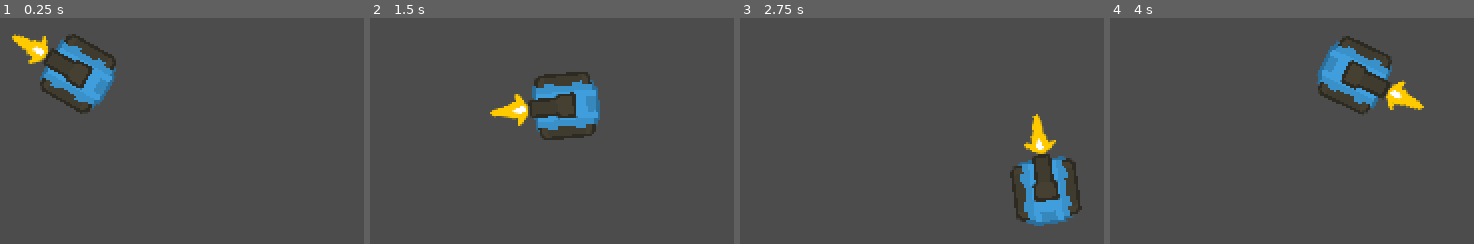
Above: before the commit, frames 1-4 (left to right).
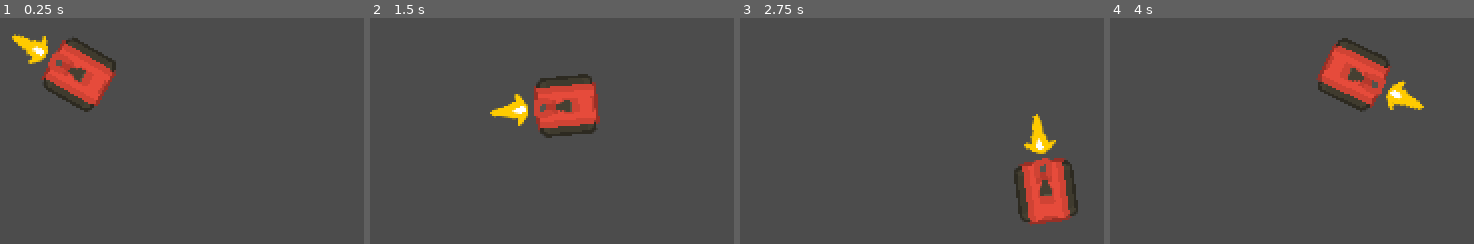
Above: after the commit, the same moments.

Repository: RuanSR/rogue-tank-game
Game: Godot game, scene res://src/Levels/TestLevel/View/TestArea.tscn
Same seed, same stepped clock (60 frames per second), same inputs: the game is played once before the commit and once after it.
Inputs (mouse positions are in pixels of both pictures, inside the frame that each line leads up to):
- Up to frame 1 (0.25 s): no input
- Up to frame 2 (1.5 s): tap Enter at 0.5 s; move the mouse to (outside the picture) at 0.52 s; hold Right (ui_right) 0.53-1.28 s; move the mouse to (outside the picture) at 1.27 s; hold Down (ui_down) from 1.28 s (still down)
- Up to frame 3 (2.75 s): move the mouse to (outside the picture) at 2.02 s; release Down (ui_down) at 2.03 s; hold Right (ui_right) from 2.03 s (still down)
- Up to frame 4 (4 s): move the mouse to (outside the picture) at 2.77 s; release Right (ui_right) at 2.78 s; hold Up (ui_up) 2.78-3.53 s; move the mouse to (outside the picture) at 3.52 s; hold Left (ui_left) from 3.53 s (still down)

The runs differ from the first frame. In frame 1, 3.8% of the frame differs, in the area x 10-32%, y 7-43%; in frame 2, 3.7%; in frame 3, 3.8%, in the area x 74-94%, y 60-93%; in frame 4, 3.8%.

Commit message:
Ajustes na chamada do SkinManager

Diff:
--- a/src/Modules/PlayerTank/Model/player_tank_model.gd
+++ b/src/Modules/PlayerTank/Model/player_tank_model.gd
@@ -13,7 +13,7 @@
 var tank_body_skin_manager: Node2D
 var tank_barrel_skin_manager: Node2D
 
-func _init(tank_body_collision_poly: CollisionPolygon2D, tan …(146 unchanged characters)… t_shot_animation_player: AnimationPlayer, tank_body_skin_manager: Node2D, tank_barrel_skin_manager: Node2D):
+func _init(tank_body_collision_poly: CollisionPolygon2D, tan …(146 unchanged characters)… t_shot_animation_player: AnimationPlayer):
 	self.tank_body_collision_poly = tank_body_collision_poly
 	self.tank_body_sprite = tank_body_sprite
 	self.tank_barrel_node = tank_barrel_node
@@ -21,5 +21,3 @@
 	self.tank_barrel_sprite = tank_barrel_sprite
 	self.bullet_shot_sprite = bullet_shot_sprite
 	self.bullet_shot_animation_player = bullet_shot_animation_player
-	self.tank_body_skin_manager = tank_body_skin_manager
-	self.tank_barrel_skin_manager = tank_barrel_skin_manager
--- a/src/Modules/PlayerTank/Presenter/player_tank_presenter.gd
+++ b/src/Modules/PlayerTank/Presenter/player_tank_presenter.gd
@@ -15,10 +15,8 @@
 	var tank_barrel_sprite: Sprite = tank_view.TankBarrelSprite
 	var bullet_shot_sprite: Sprite = tank_view.BulletShotSprite
 	var bullet_shot_animation_player: AnimationPlayer = tank_view.BulletShotAnimationPlayer
-	var tank_body_skin_manager: Node2D = tank_view.TankBodySkinManager
-	var tank_barrel_skin_manager: Node2D = tank_view.TankBarrelSkinManager
 
-	_model = PlayerModel.new(tank_body_collision_poly, tank_body_sprite, tank_barrel_node, bullet_muzzle_position, tank_barrel_sprite, bullet_shot_sprite, bullet_shot_animation_player, tank_body_skin_manager, tank_barrel_skin_manager)
+	_model = PlayerModel.new(tank_body_collision_poly, tank_body_sprite, tank_barrel_node, bullet_muzzle_position, tank_barrel_sprite, bullet_shot_sprite, bullet_shot_animation_player)
 
 	self._view = tank_view
 
@@ -82,9 +80,3 @@
 			return
 
 		_create_and_add_new_bullet()
-
-func load_selected_texture() -> void:
-	print("Selected Body: ", _model.tank_body_skin_manager.selected_texture_name)
-	_model.tank_body_sprite = _model.tank_body_skin_manager.selected_texture
-	print("Selected Barrel: ", _model.tank_barrel_skin_manager.selected_texture_name)
-	_model.tank_barrel_sprite = _model.tank_barrel_skin_manager.selected_texture
--- a/src/Modules/PlayerTank/View/player_tank_view.gd
+++ b/src/Modules/PlayerTank/View/player_tank_view.gd
@@ -3,7 +3,6 @@
 const _prefab_bullet: PackedScene = preload("res://src/Modules/PlayerTank/View/TankBullet.tscn")
 
 var _presenter: PlayerPresenter
-
 
 onready var TankBodyCollisionPoly2D: CollisionPolygon2D = $TankBodyCollisionPoly2D
 onready var TankBodySprite: Sprite = $TankBodySprite
@@ -19,11 +18,17 @@
 	_presenter = PlayerPresenter.new(self)
 
 	_presenter.set_node_config()
-	_presenter.load_selected_texture()
 
+	load_selected_texture()
 
 func _process(_delta):
 
 	_presenter.on_move()
 	_presenter.on_shoot()
 	_presenter.look_at_mouse()
+
+func load_selected_texture() -> void:
+	print("Selected Body: ", TankBodySkinManager.selected_texture_name)
+	TankBodySprite.texture = TankBodySkinManager.selected_texture
+	print("Selected Barrel: ", TankBarrelSkinManager.selected_texture_name)
+	TankBarrelSprite.texture = TankBarrelSkinManager.selected_texture
